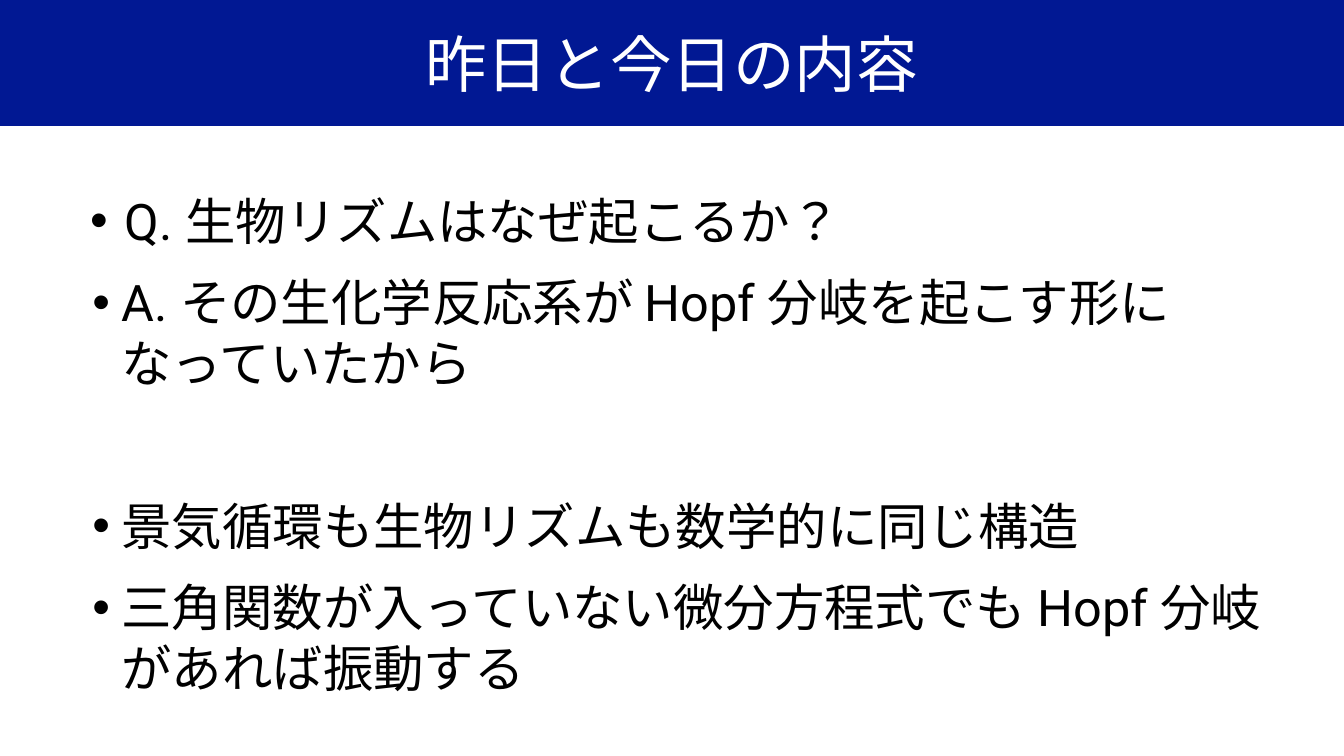
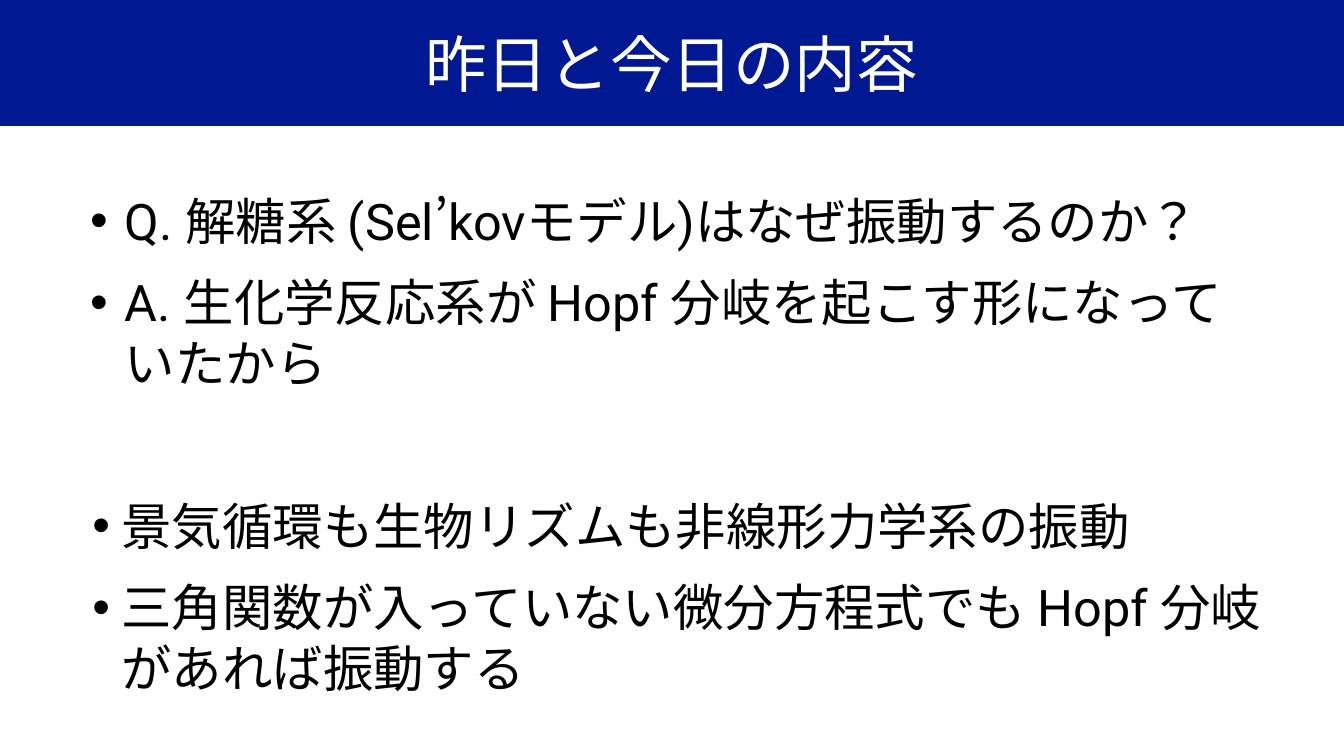
Before and after one commit to YugiLab/Lectures, a slide deck: slide 38 of DS2_2025/Day6/yugi_lecture6_oscillation.pptx (slide 37 before the commit). Drawn at 1344x756 pixels with LibreOffice and Linux fonts; fonts in the diff are those of the drawing. Boxes give left, top, right and bottom in pixels: in the first picture for what was removed or moved away, otherwise in the second. Text is boxed around its words. In the diff, an @@ line names an element or a change of style, - is before the commit and + after.

Commit message:
day6 updated

```diff
--- a/DS2_2025/Day6/yugi_lecture6_oscillation.pptx
+++ b/DS2_2025/Day6/yugi_lecture6_oscillation.pptx
@@ text at box(121, 195, 1222, 550): text changed @@
-• Q. 生物リズムはなぜ起こるか？
-• A. その生化学反応系が Hopf 分岐を起こす形になっていたから
-• 景気循環も生物リズムも数学的に同じ構造
+• Q. 解糖系 (Sel’kovモデル)はなぜ振動するのか？
+• A. 生化学反応系が Hopf 分岐を起こす形になっていたから
+• 景気循環も生物リズムも非線形力学系の振動
```
Also in this commit, not shown: 1 slide added.
